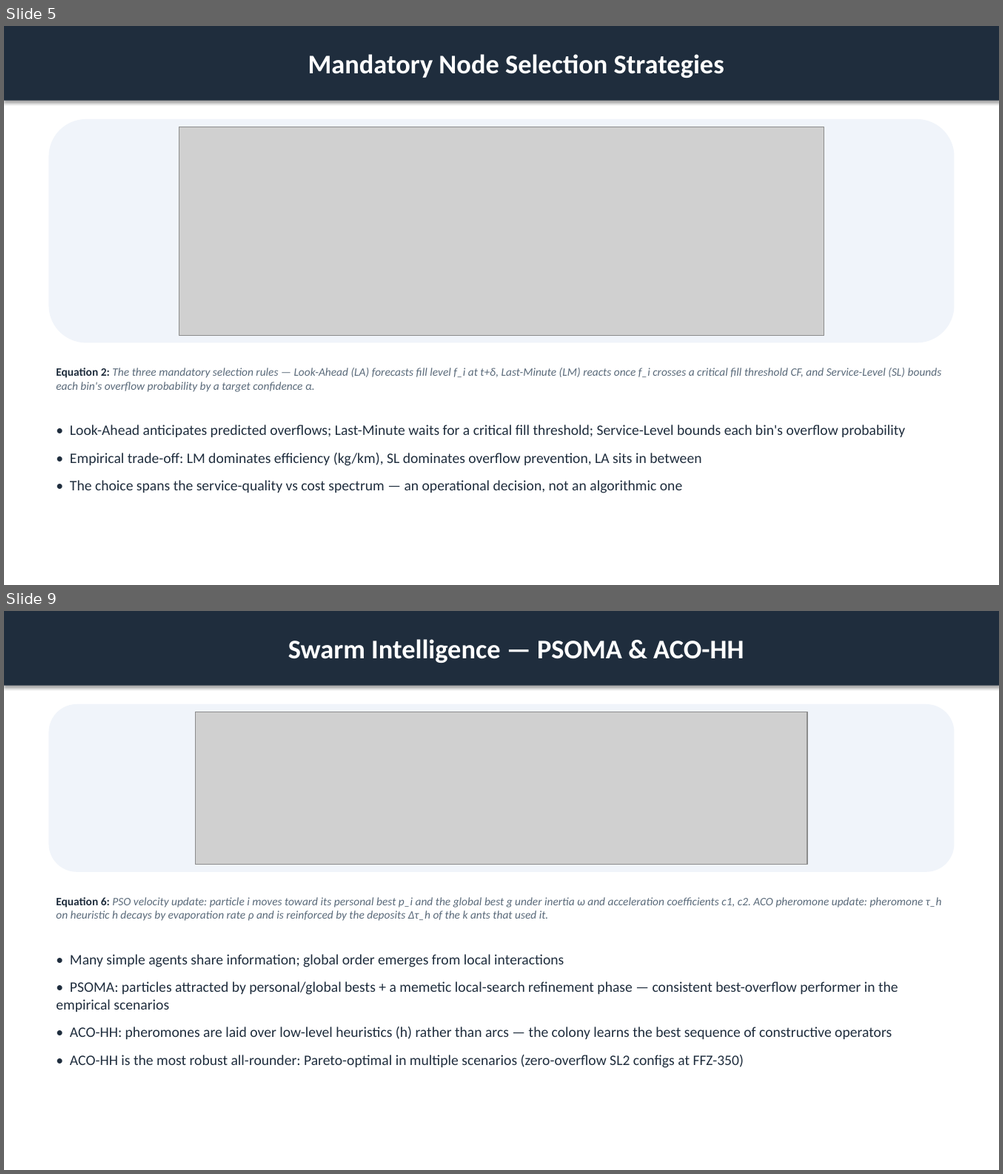
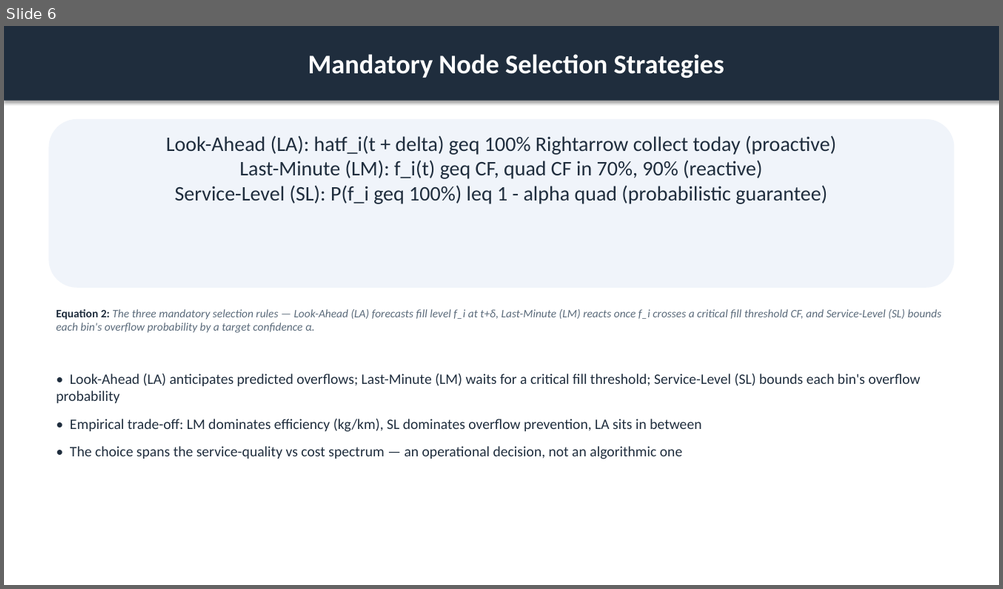
Before and after one commit to ACFHarbinger/WSmartPlus-Route, a slide deck: assets/windows/wsmart_route_results.pptx. Shown one above the other, each under a label of ours: slides 5 and 9 before the commit, slide 6 after it; the slides between them are not shown. The pictures are 1003x1174 and 1003x589 pixels, drawn with LibreOffice and Linux fonts; fonts in the diff are those of the drawing; grey boxes stand for pictures. Boxes give left, top, right and bottom in pixels: in the first picture for what was removed or moved away, otherwise in the second. Text is boxed around its words. In the diff, an @@ line names an element or a change of style, - is before the commit and + after.

```diff
--- a/assets/windows/wsmart_route_results.pptx
+++ b/assets/windows/wsmart_route_results.pptx
@@ slide 9 removed at (x1=4, y1=611, x2=999, y2=1170), background #FFFFFF @@
@@ rectangle removed at (x1=4, y1=611, x2=999, y2=686) @@
-Swarm Intelligence — PSOMA & ACO-HH
@@ rounded rectangle removed at (x1=48, y1=704, x2=954, y2=872) @@
@@ picture removed at (x1=196, y1=712, x2=808, y2=865) @@
@@ text removed at (x1=56, y1=897, x2=942, y2=921) @@
-Equation 6: PSO velocity update: particle i moves toward its personal best p_i and the global best g under inertia ω and acceleration coefficients c1, c2. ACO pheromone update: pheromone τ_h on heuristic h decays by evaporation rate ρ and is reinforced by the deposits Δτ_h of the k ants that used it.
@@ text removed at (x1=56, y1=954, x2=898, y2=1068) @@
-• Many simple agents share information; global order emerges from local interactions
-• PSOMA: particles attracted by personal/global bests + a memetic local-search refinement phase — consistent best-overflow performer in the empirical scenarios
-• ACO-HH: pheromones are laid over low-level heuristics (h) rather than arcs — the colony learns the best sequence of constructive operators
-• ACO-HH is the most robust all-rounder: Pareto-optimal in multiple scenarios (zero-overflow SL2 configs at FFZ-350)
@@ what was slide 5 is now slide 6 @@
@@ slide 6 changed as well @@
@@ rounded rectangle resized from (x1=48, y1=119, x2=954, y2=343) to (x1=48, y1=119, x2=954, y2=288) @@
@@ text added at (x1=166, y1=136, x2=836, y2=204), 20 pt, text #1F2D3D @@
+Look-Ahead (LA): hatf_i(t + delta) geq 100% Rightarrow collect today (proactive)
+Last-Minute (LM): f_i(t) geq CF, quad CF in 70%, 90% (reactive)
+Service-Level (SL): P(f_i geq 100%) leq 1 - alpha quad (probabilistic guarantee)
@@ picture removed at (x1=179, y1=127, x2=824, y2=335) @@
@@ text "Equation 2: The three mandatory ..." moved from (x1=56, y1=368, x2=942, y2=392) to (x1=56, y1=309, x2=942, y2=333) @@
@@ text "• Look-Ahead (LA) anticipates predicted ..." moved from (x1=70, y1=425, x2=905, y2=494) to (x1=56, y1=374, x2=920, y2=460) @@
@@ text at (x1=56, y1=374, x2=920, y2=403): text changed @@
-• Look-Ahead anticipates predicted overflows; Last-Minute waits for a critical fill threshold; Service-Level bounds each bin's overflow probability
+• Look-Ahead (LA) anticipates predicted overflows; Last-Minute (LM) waits for a critical fill threshold; Service-Level (SL) bounds each bin's overflow probability
```
Also in this commit, not shown: 14 other slides changed, 5 slides added, 3 other slides removed, 46 other files.
